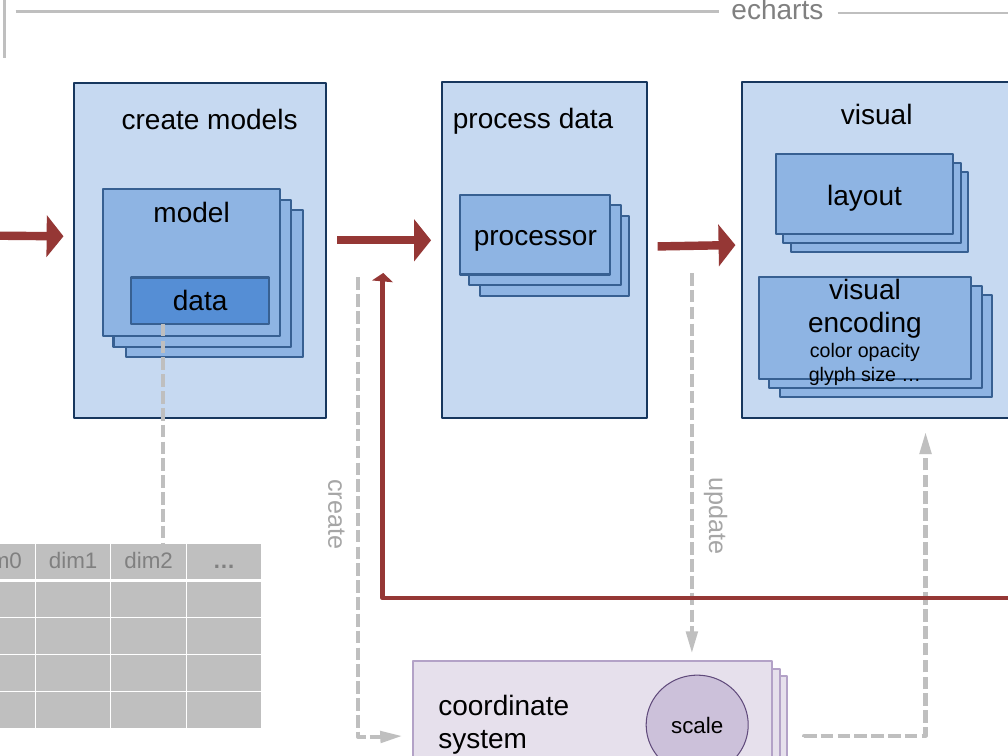
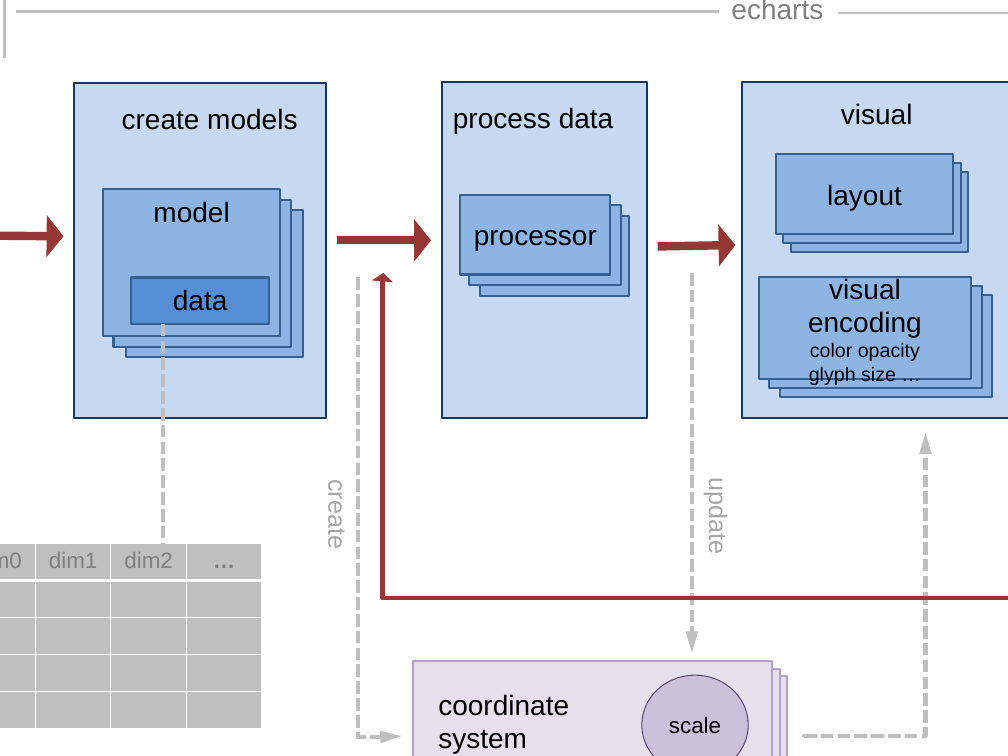
Before and after one commit to apache/echarts-doc, a slide deck: slide 9 of slides/arch-brief/diagram.pptx. Drawn at 1008x756 pixels with LibreOffice and Linux fonts; fonts in the diff are those of the drawing. Boxes give left, top, right and bottom in pixels: in the first picture for what was removed or moved away, otherwise in the second. Text is boxed around its words. In the diff, an @@ line names an element or a change of style, - is before the commit and + after.

```diff
--- a/slides/arch-brief/diagram.pptx
+++ b/slides/arch-brief/diagram.pptx
@@ ellipse "scale": place and size @@
-ellipse "scale" at bbox=[646, 675, 748, 756]
+ellipse "scale" at bbox=[642, 675, 749, 756]
```
Also in this commit, not shown: 20 other files.
